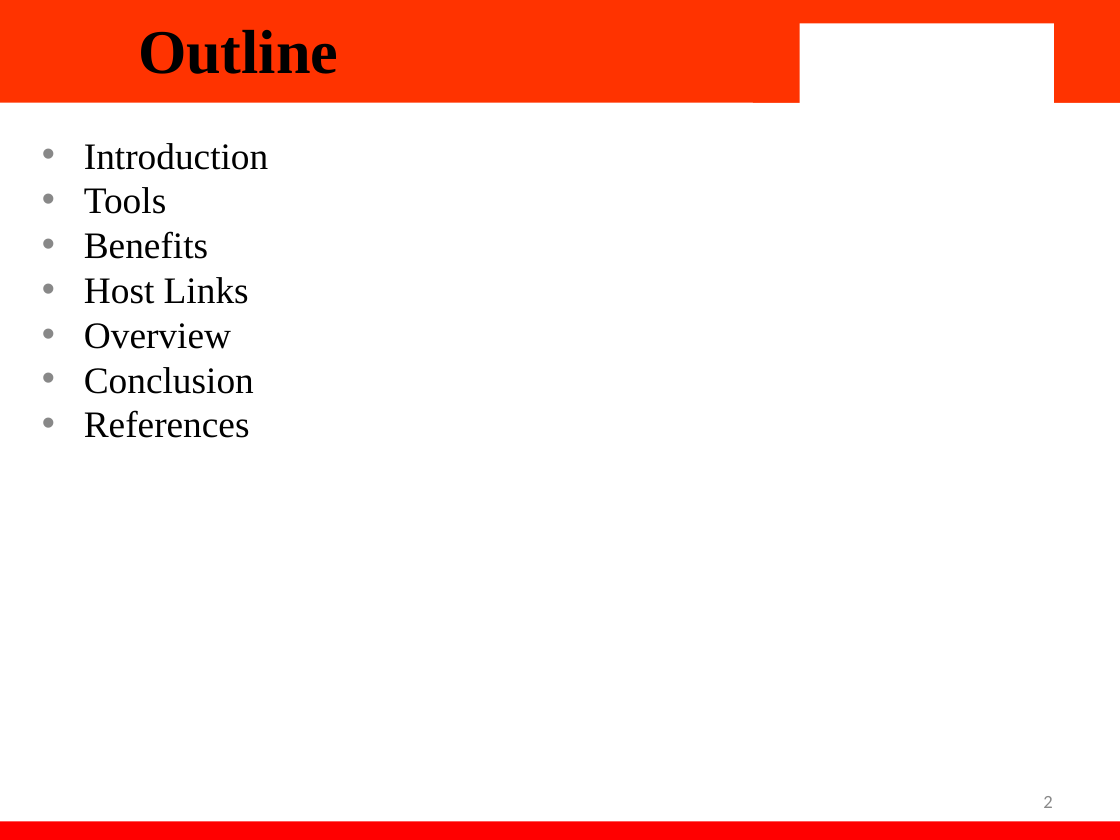
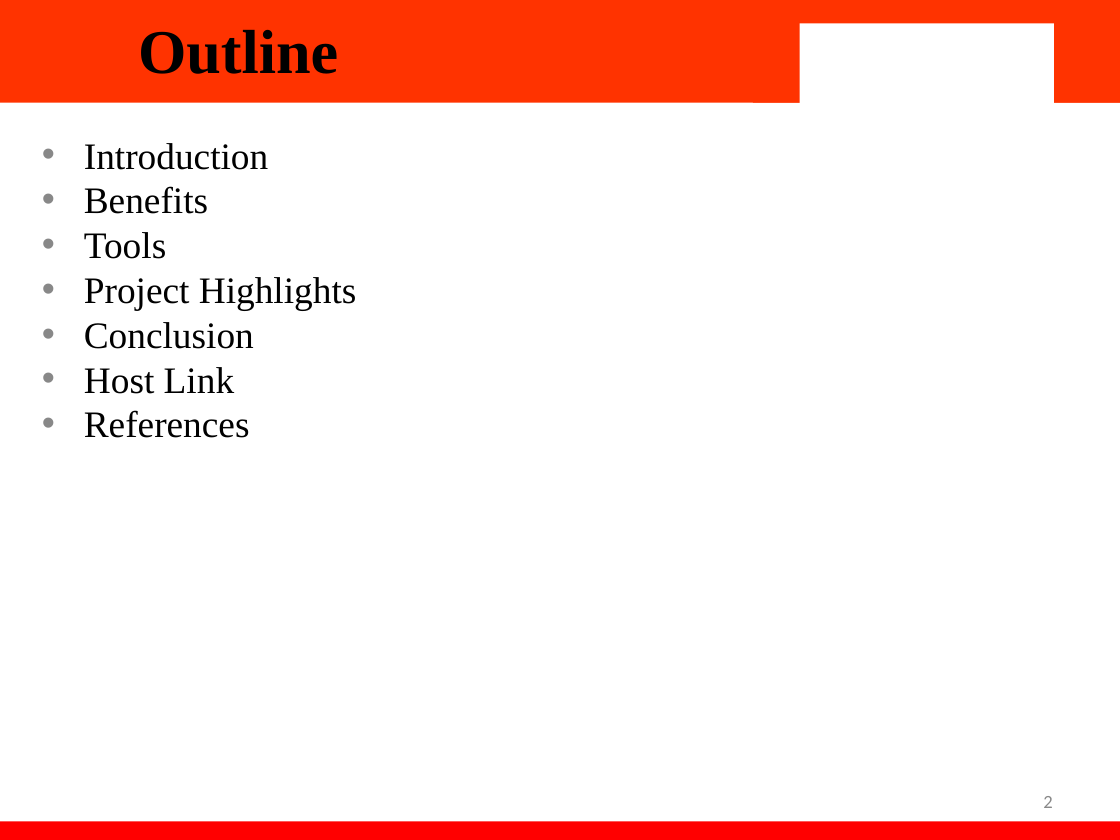
Before and after one commit to JayArindam/yummybites, a slide deck: slide 2 of YummyBite.pptx. Drawn at 1120x840 pixels with LibreOffice and Linux fonts; fonts in the diff are those of the drawing; background and template pictures are left out. Boxes give left, top, right and bottom in pixels: in the first picture for what was removed or moved away, otherwise in the second. Text is boxed around its words. In the diff, an @@ line names an element or a change of style, - is before the commit and + after.

```diff
--- a/YummyBite.pptx
+++ b/YummyBite.pptx
@@ subtitle at [84,186,208,214]: paragraph added @@
+• Benefits
@@ subtitle at [84,277,357,310]: text changed @@
-• Benefits
-• Host Links
-• Overview
+• Project Highlights
@@ subtitle at [84,367,234,394]: paragraph added @@
+• Host Link
```
Also in this commit, not shown: 1 other slide changed, 1 slide added.
